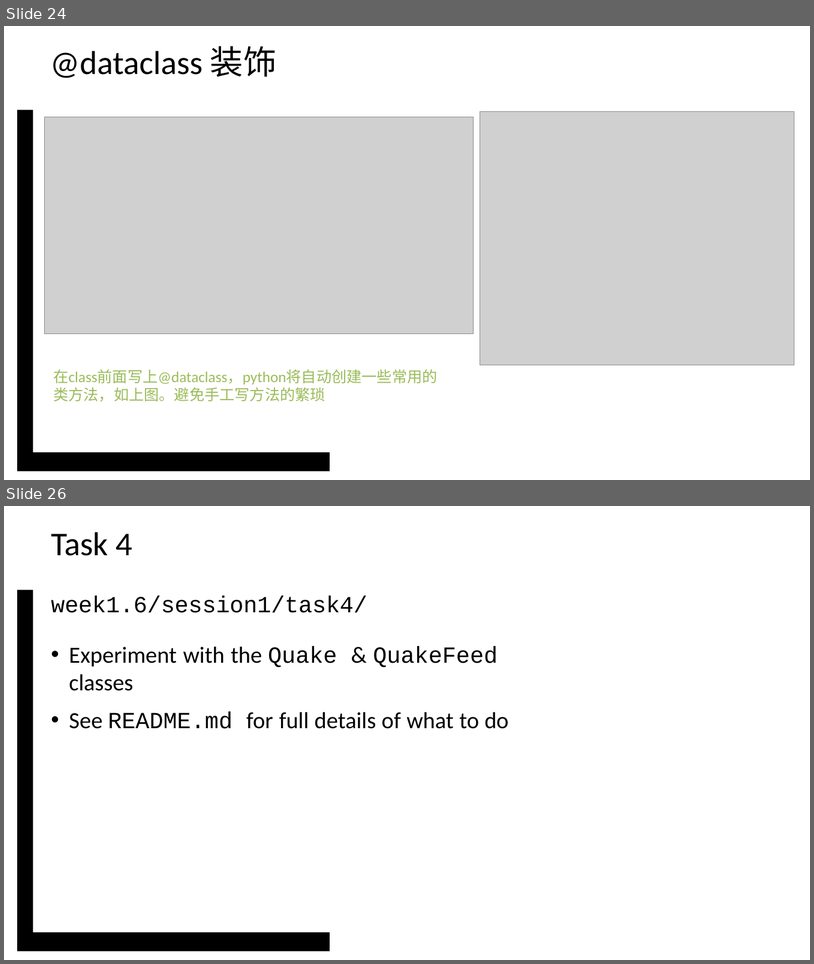
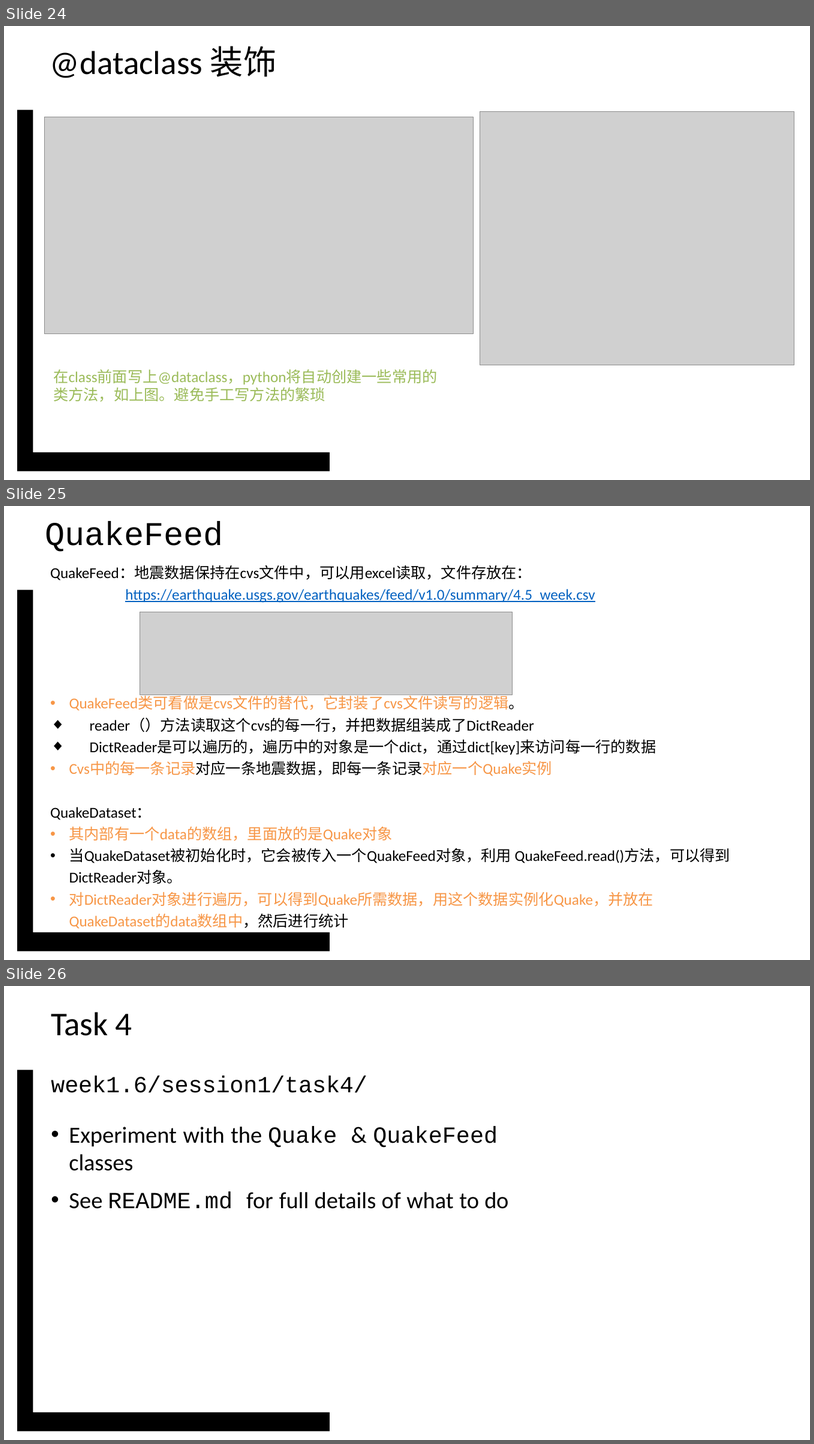
Before and after one commit to vcboy1/Leeds, a slide deck: 26fall/1850/Note/w1.6_s1_oop_relation.pptx. Shown one above the other, each under a label of ours: slides 24 and 26 before the commit, slides 24, 25 and 26 after it; the slides between them are not shown. The pictures are 814x964 and 814x1444 pixels, drawn with LibreOffice and Linux fonts; fonts in the diff are those of the drawing; grey boxes stand for pictures; background and template pictures are left out. Boxes give left, top, right and bottom in pixels: in the first picture for what was removed or moved away, otherwise in the second. Text is boxed around its words. In the diff, an @@ line names an element or a change of style, - is before the commit and + after.

```diff
--- a/26fall/1850/Note/w1.6_s1_oop_relation.pptx
+++ b/26fall/1850/Note/w1.6_s1_oop_relation.pptx
@@ slide 25 added at (4, 506, 810, 960), background #FFFFFF; not listed: 1 template element that a slide beside it also shows @@
@@ title added at (45, 522, 224, 552), 39.5 pt, text #000000 @@
+QuakeFeed
@@ text added at (50, 565, 731, 928), 18 pt, text #000000 @@
+QuakeFeed：地震数据保持在cvs文件中，可以用excel读取，文件存放在：
+https://earthquake.usgs.gov/earthquakes/feed/v1.0/summary/4.5_week.csv
+• QuakeFeed类可看做是cvs文件的替代，它封装了cvs文件读写的逻辑。
+  ◆ reader（）方法读取这个cvs的每一行，并把数据组装成了DictReader
+  ◆ DictReader是可以遍历的，遍历中的对象是一个dict，通过dict[key]来访问每一行的数据
+  • Cvs中的每一条记录对应一条地震数据，即每一条记录对应一个Quake实例
+  QuakeDataset：
+  • 其内部有一个data的数组，里面放的是Quake对象
+  • 当QuakeDataset被初始化时，它会被传入一个QuakeFeed对象，利用 QuakeFeed.read()方法，可以得到DictReader对象。
+  • 对DictReader对象进行遍历，可以得到Quake所需数据，用这个数据实例化Quake，并放在QuakeDataset的data数组中，然后进行统计
@@ picture added at (140, 612, 513, 696) @@
```
Also in this commit, not shown: 2 slides removed.
